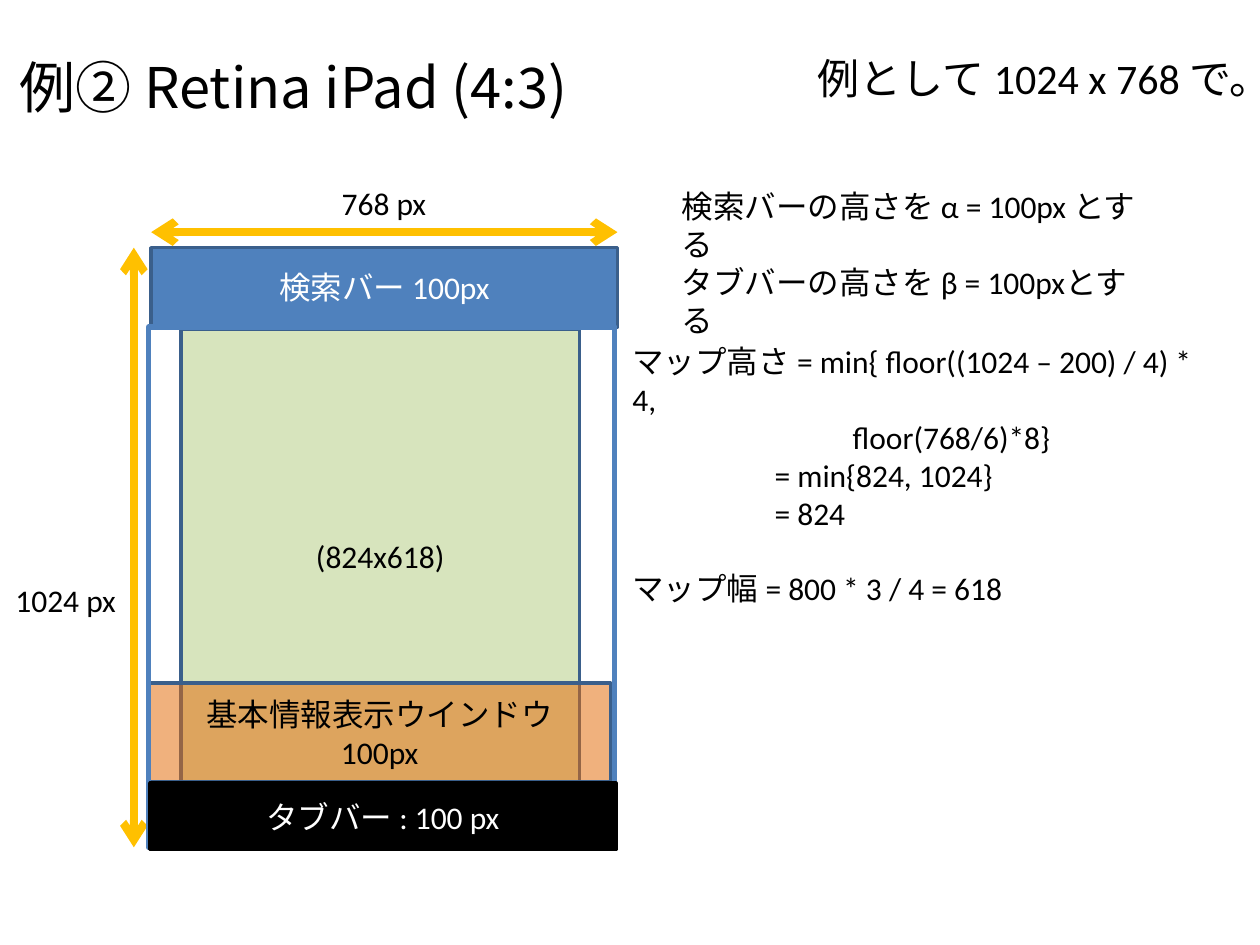
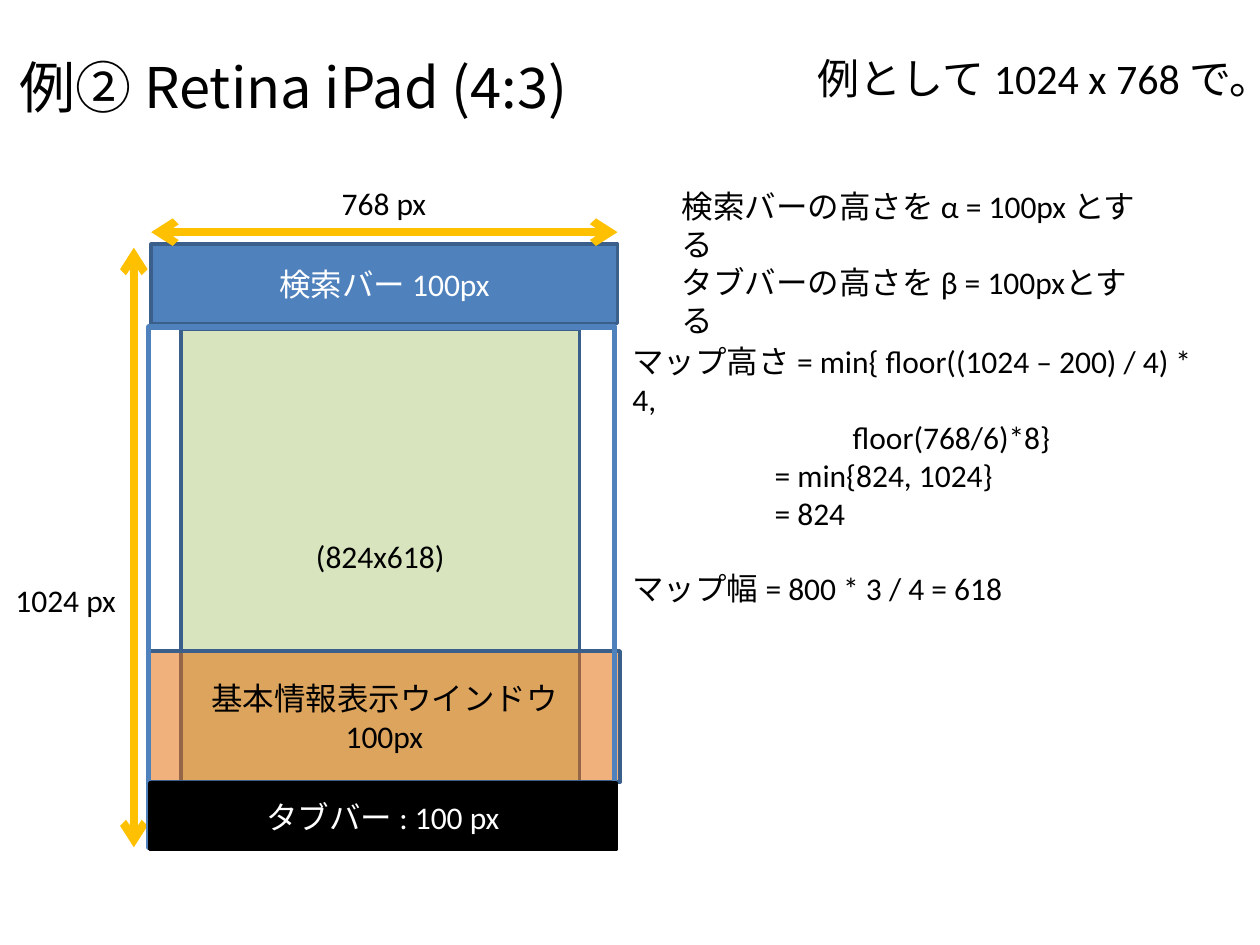
Before and after one commit to Tsukuba-SAY/documents, a slide deck: slide 11 of レイアウトに関する要求.pptx (slide 5 before the commit). Drawn at 1260x945 pixels with LibreOffice and Linux fonts; fonts in the diff are those of the drawing. Boxes give left, top, right and bottom in pixels: in the first picture for what was removed or moved away, otherwise in the second. Text is boxed around its words. In the diff, an @@ line names an element or a change of style, - is before the commit and + after.

```diff
--- a/レイアウトに関する要求.pptx
+++ b/レイアウトに関する要求.pptx
@@ rectangle "検索バー 100px": place and size @@
-rectangle "検索バー 100px" at (151,248,617,328)
+rectangle "検索バー 100px" at (151,244,617,324)
@@ rectangle "基本情報表示ウインドウ": place and size @@
-rectangle "基本情報表示ウインドウ" at (149,683,611,782)
+rectangle "基本情報表示ウインドウ" at (149,651,620,782)
```
Also in this commit, not shown: 5 other slides changed, 1 slide added.
